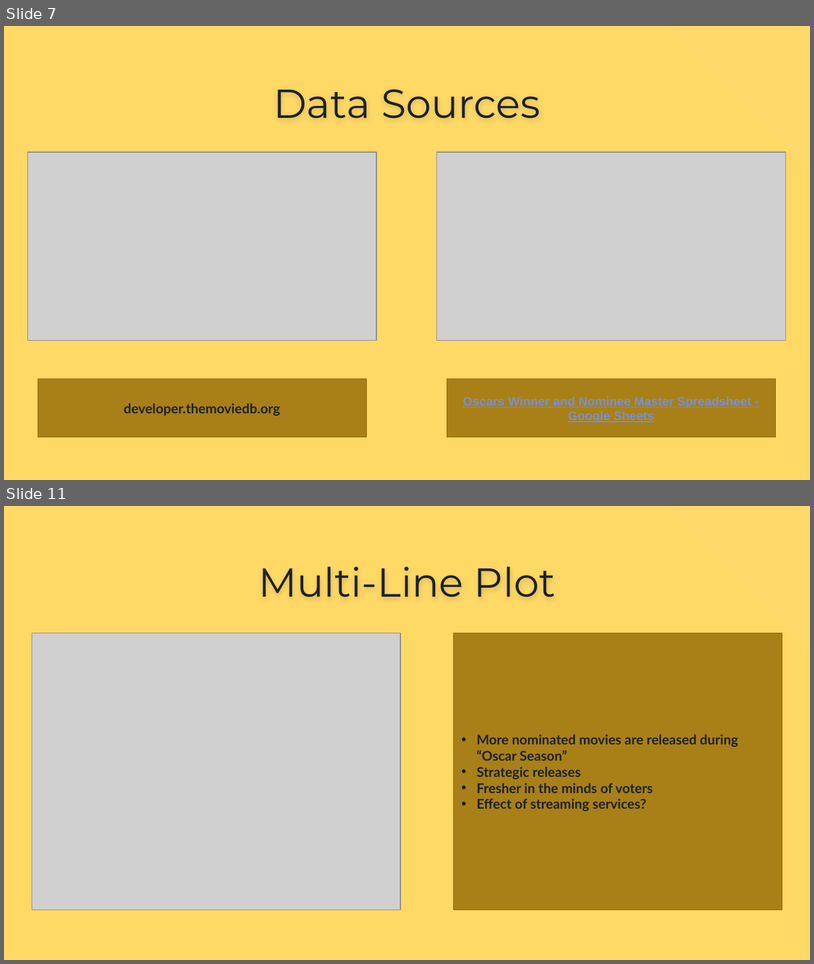
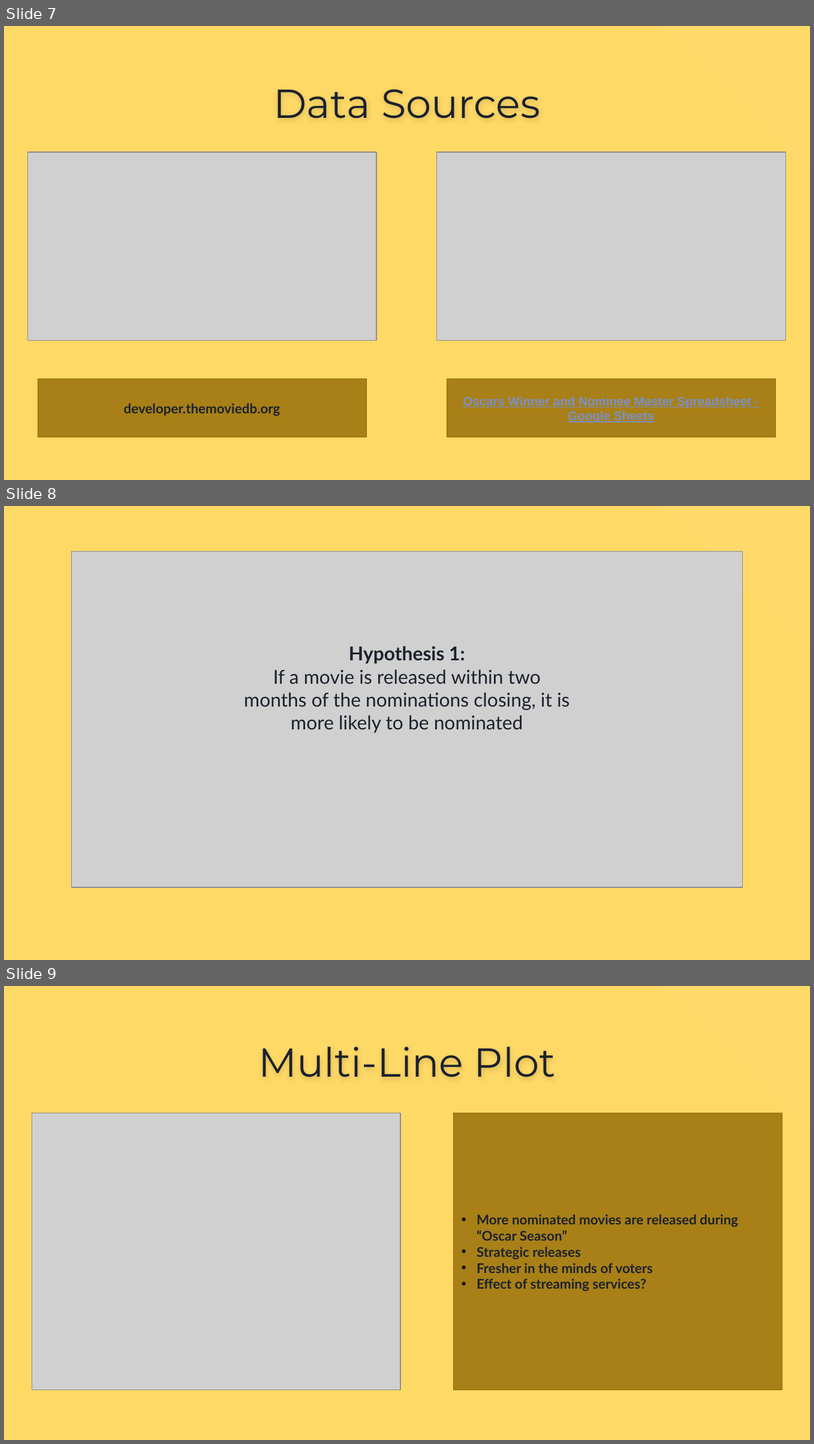
Before and after one commit to jamieah80/group-project-one, a slide deck: Group Project Presentation (1).pptx. Shown one above the other, each under a label of ours: slides 7 and 11 before the commit, slides 7, 8 and 9 after it; the slides between them are not shown. The pictures are 814x964 and 814x1444 pixels, drawn with LibreOffice and Linux fonts; fonts in the diff are those of the drawing; grey boxes stand for pictures. Boxes give left, top, right and bottom in pixels: in the first picture for what was removed or moved away, otherwise in the second. Text is boxed around its words. In the diff, an @@ line names an element or a change of style, - is before the commit and + after.

```diff
--- a/Group Project Presentation (1).pptx
+++ b/Group Project Presentation (1).pptx
@@ slide 8 added at [4,506,810,960], background #FFD966; not listed: 1 template element that a slide beside it also shows @@
@@ picture added at [72,551,743,886] @@
@@ rectangle added at [116,551,699,886], fill #EFEFEF, outline #D9D9D9 0.75 pt @@
@@ text added at [244,646,570,733], 17 pt, text #1B212C @@
+Hypothesis 1:
+If a movie is released within two months of the nominations closing, it is more likely to be nominated
@@ what was slide 11 is now slide 9 @@
```
Also in this commit, not shown: 9 other slides added, 4 slides removed, 1 other file.
